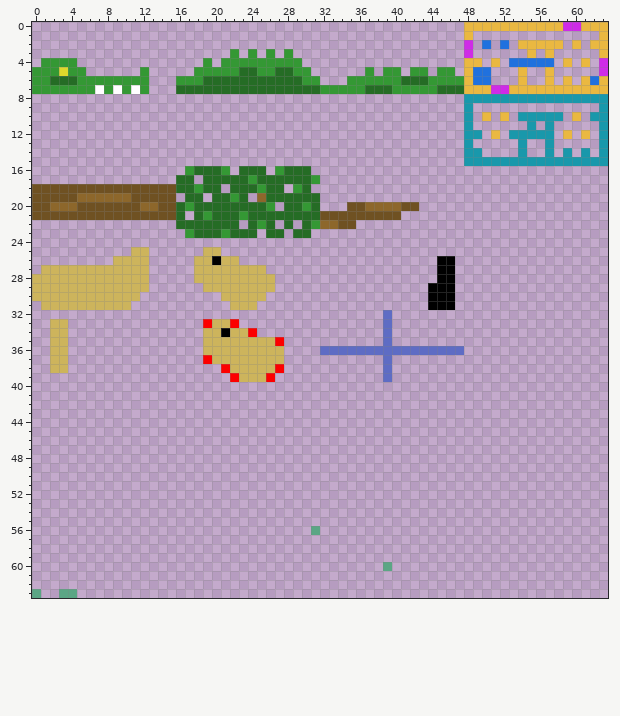
Edited in one commit: pixel-art sprite (Assets/Resources/Textures/textureatlas.png). The picture above is the old version.
The file is 64x64 pixels. Pixels under 10% opacity are left out. Colours within 5 levels of each other are drawn and written as one.
After:
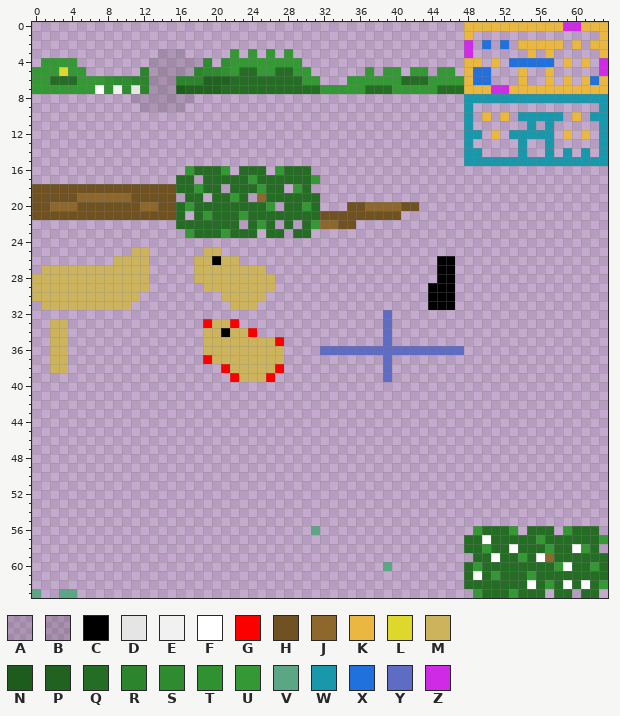
Palette (. is transparent): A #0000001e  B #00000026  C #000000  D #e5e5e5  E #f1f1f1  F #ffffff  G #fc0000  H #6f5122  J #8d672b  K #eab841  L #ded82c  M #cdb45c  N #1e5c1e  P #216221  Q #256c25  R #2c842c  S #2f8b2f  T #309130  U #349834  V #5ba685  W #1998ab  X #2071de  Y #5e6cc4  Z #cf2be7
The author wrote: update texture atlas
The edit:
{"y":3,"x":14,"old":"...","new":"AAA"}
{"y":4,"x":13,"old":"......U","new":"AAAAAAS"}
{"y":4,"x":21,"old":"U","new":"T"}
{"y":5,"x":12,"old":"U.....UUUU","new":"RABBBARSST"}
{"y":6,"x":8,"old":"UUUUU...UUUQQQ","new":"TSSRRBBBRRRPPP"}
{"y":7,"x":8,"old":"UFUFU...QQQQQ","new":"TESDRBBBNPPPP"}
{"y":8,"x":11,"old":".......","new":"AAABBAA"}
{"y":9,"x":12,"old":".....","new":"AAAAA"}
{"y":56,"x":49,"old":".....","new":"UQQQU"}
{"y":56,"x":55,"old":"...","new":"QQQ"}
{"y":56,"x":59,"old":"....","new":"UQQQ"}
{"y":57,"x":48,"old":"................","new":"QQFQQQQQUQQQQQQU"}
{"y":58,"x":48,"old":"...............","new":"QQUQQFQQQUQQFUQ"}
{"y":59,"x":49,"old":"...............","new":"QQFQQUQFJQQQQQQ"}
{"y":60,"x":48,"old":"................","new":"QUQQQQQQQQUFQQUQ"}
{"y":61,"x":48,"old":"................","new":"QFQUQQQUQQQQQQQQ"}
{"y":62,"x":48,"old":"................","new":"QQQQQQQFQUQFQFQU"}
{"y":63,"x":49,"old":"........","new":"UQQQUQQQ"}
{"y":63,"x":58,"old":"..","new":"QQ"}
{"y":63,"x":61,"old":"..","new":"QQ"}
{"label":"changed","picture_box":[104,49,230,112]}
{"label":"added","picture_box":[464,526,608,598]}
